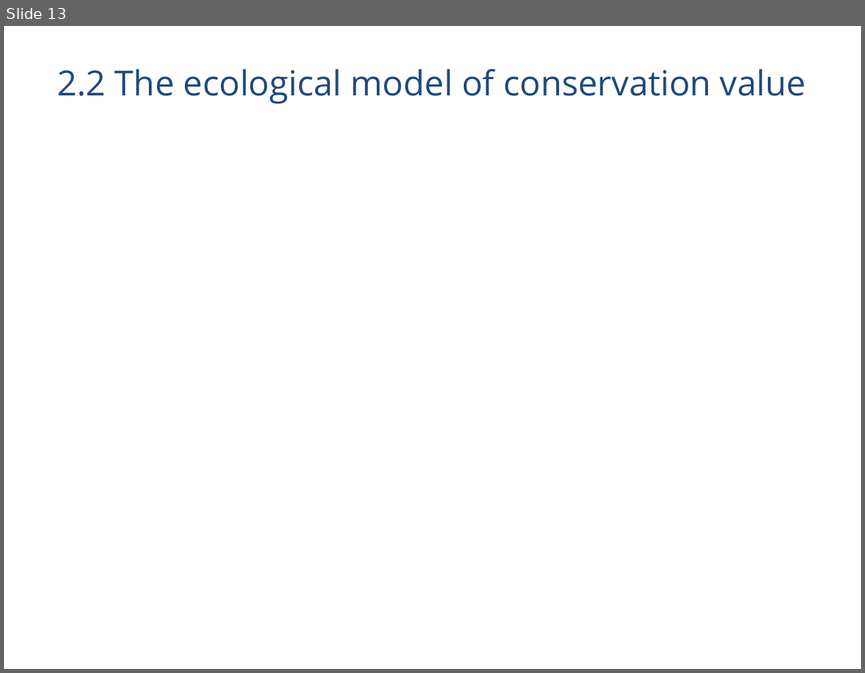
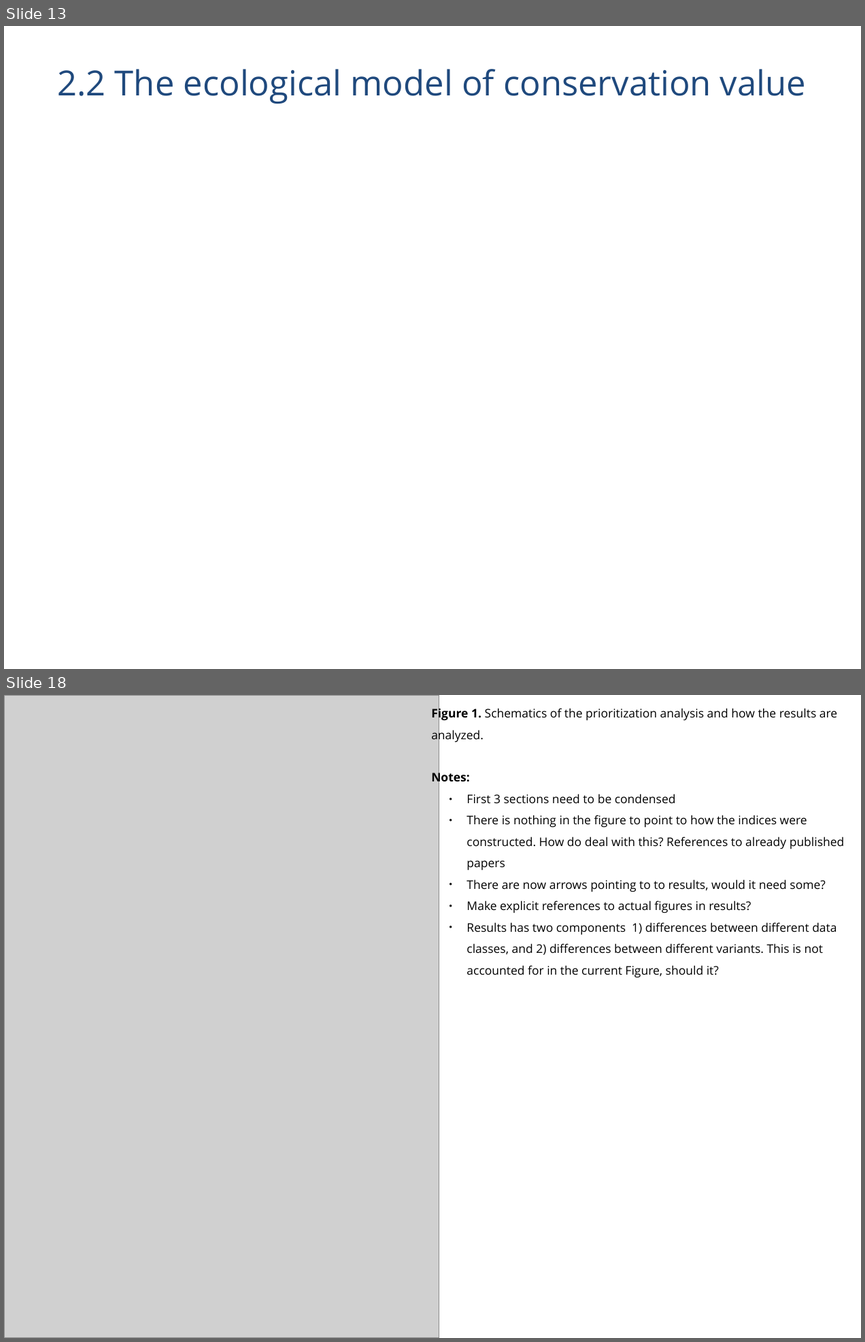
Before and after one commit to jlehtoma/validityms, a slide deck: reports/validity_ms_outline.ppt. Shown one above the other, each under a label of ours: slide 13 before the commit, slides 13 and 18 after it; the slides between them are not shown. The pictures are 865x673 and 865x1342 pixels, drawn with LibreOffice and Linux fonts; fonts in the diff are those of the drawing; grey boxes stand for pictures. Boxes give left, top, right and bottom in pixels: in the first picture for what was removed or moved away, otherwise in the second. Text is boxed around its words. In the diff, an @@ line names an element or a change of style, - is before the commit and + after.

```diff
--- a/reports/validity_ms_outline.ppt
+++ b/reports/validity_ms_outline.ppt
@@ slide 18 added at bbox=[4, 695, 861, 1338], background #FFFFFF @@
@@ picture added at bbox=[4, 695, 439, 1338] @@
@@ text added at bbox=[431, 707, 844, 978], 11 pt, text #000000 @@
+Figure 1. Schematics of the prioritization analysis and how the results are analyzed.
+Notes:
+  ● First 3 sections need to be condensed
+  ● There is nothing in the figure to point to how the indices were constructed. How do deal with this? References to already published papers
+  ● There are now arrows pointing to to results, would it need some?
+  ● Make explicit references to actual figures in results?
+  ● Results has two components 1) differences between different data classes, and 2) differences between different variants. This is not accounted for in the current Figure, should it?
```
Also in this commit, not shown: 9 slides changed, 9 other slides added, 7 slides removed, 1 other file.
